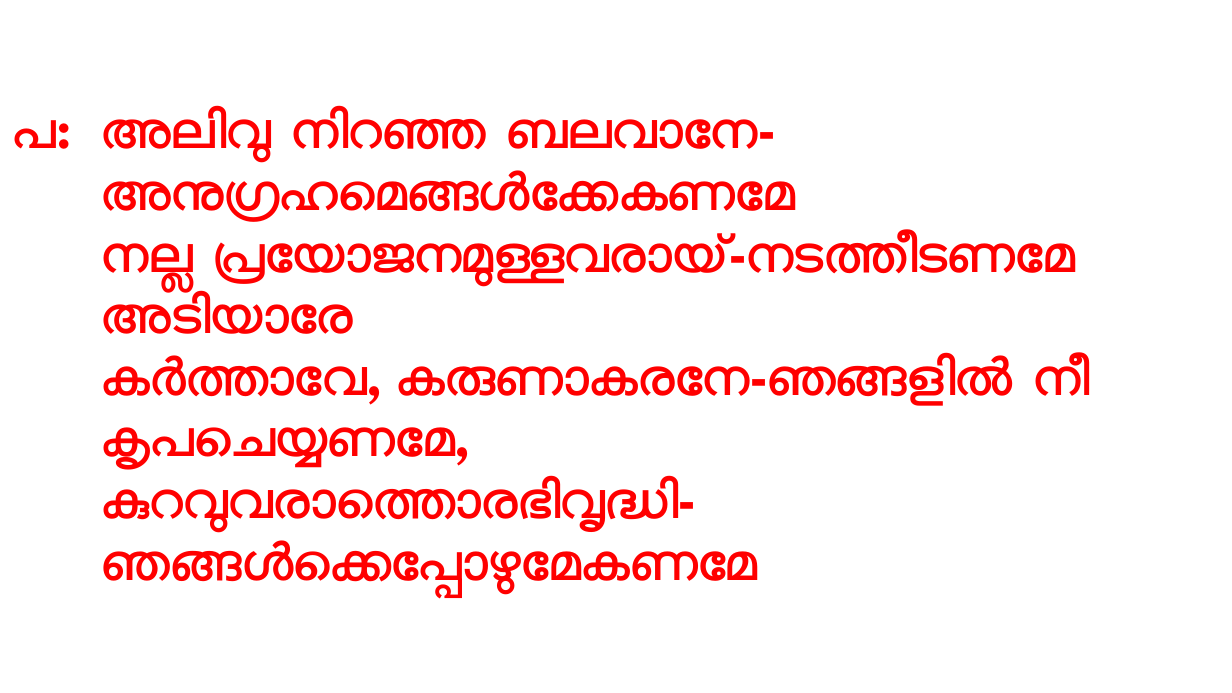
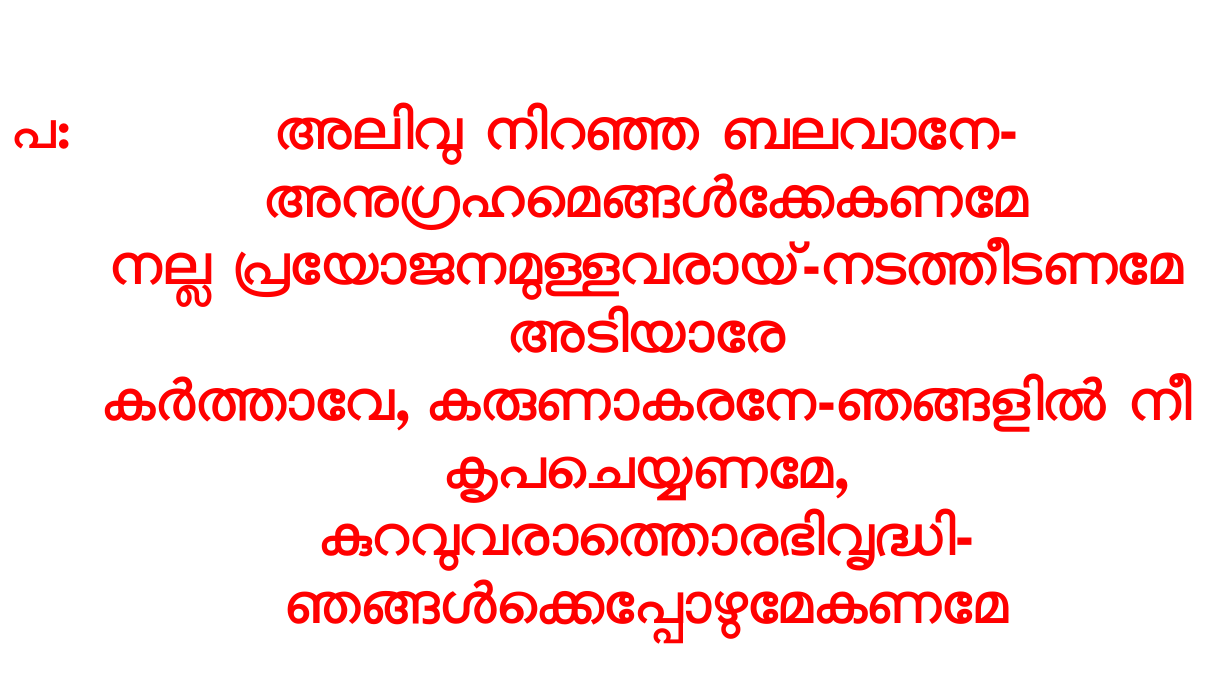
Before and after one commit to gijocode/Church_PPT_Utility, a slide deck: slide 135 of templates/malayalam_service_template.pptx. Drawn at 1232x693 pixels with LibreOffice and Linux fonts; fonts in the diff are those of the drawing. Boxes give left, top, right and bottom in pixels: in the first picture for what was removed or moved away, otherwise in the second. Text is boxed around its words. In the diff, an @@ line names an element or a change of style, - is before the commit and + after.

```diff
--- a/templates/malayalam_service_template.pptx
+++ b/templates/malayalam_service_template.pptx
@@ text "അലിവു നിറഞ്ഞ ബലവാനേ- അനുഗ്രഹമെങ്ങള്‍ക്കേകണമേ" at (x1=103, y1=105, x2=1191, y2=639): size 40 to 44 pt; alignment left to centre @@
```
Also in this commit, not shown: 18 other slides changed, 1 other file.
